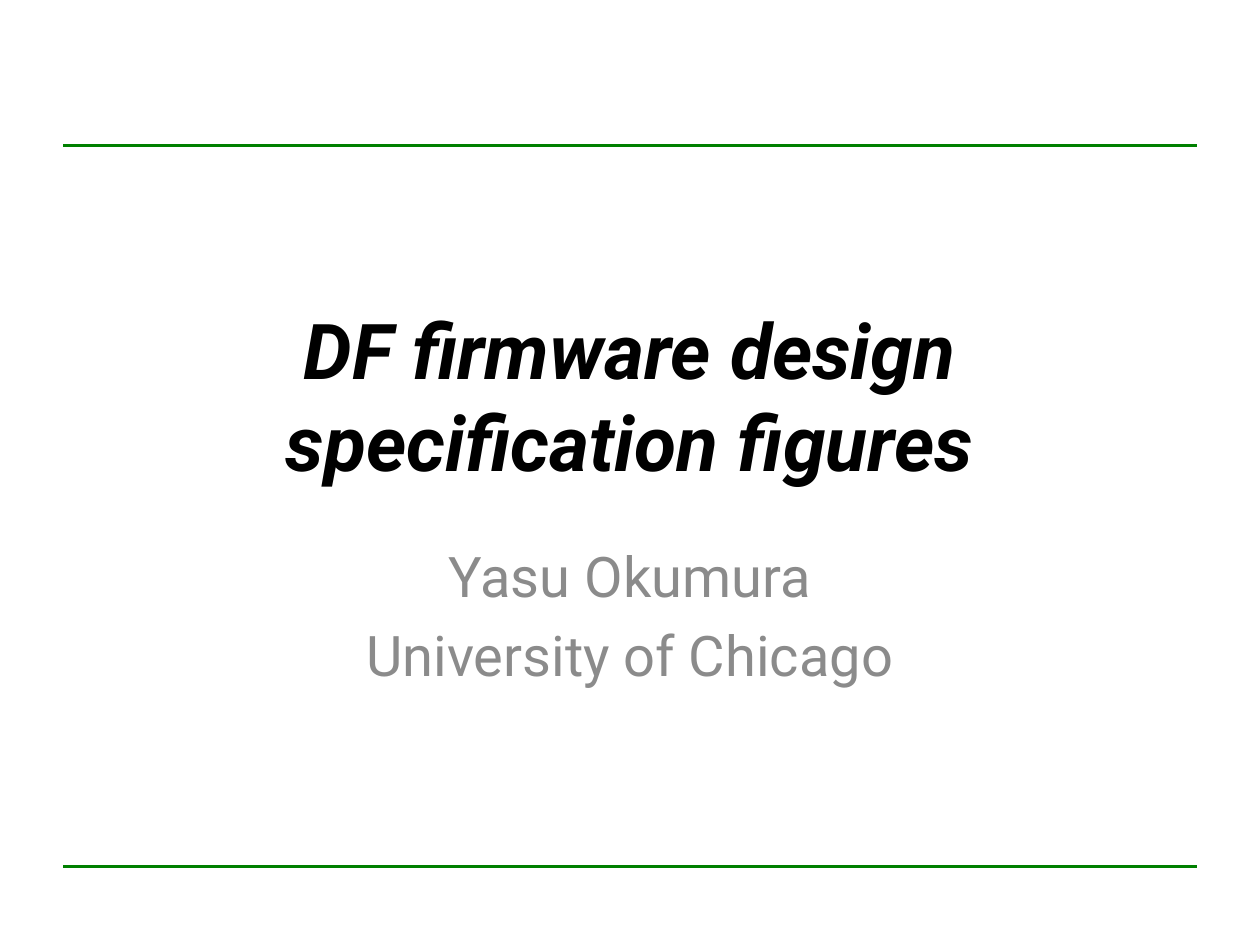
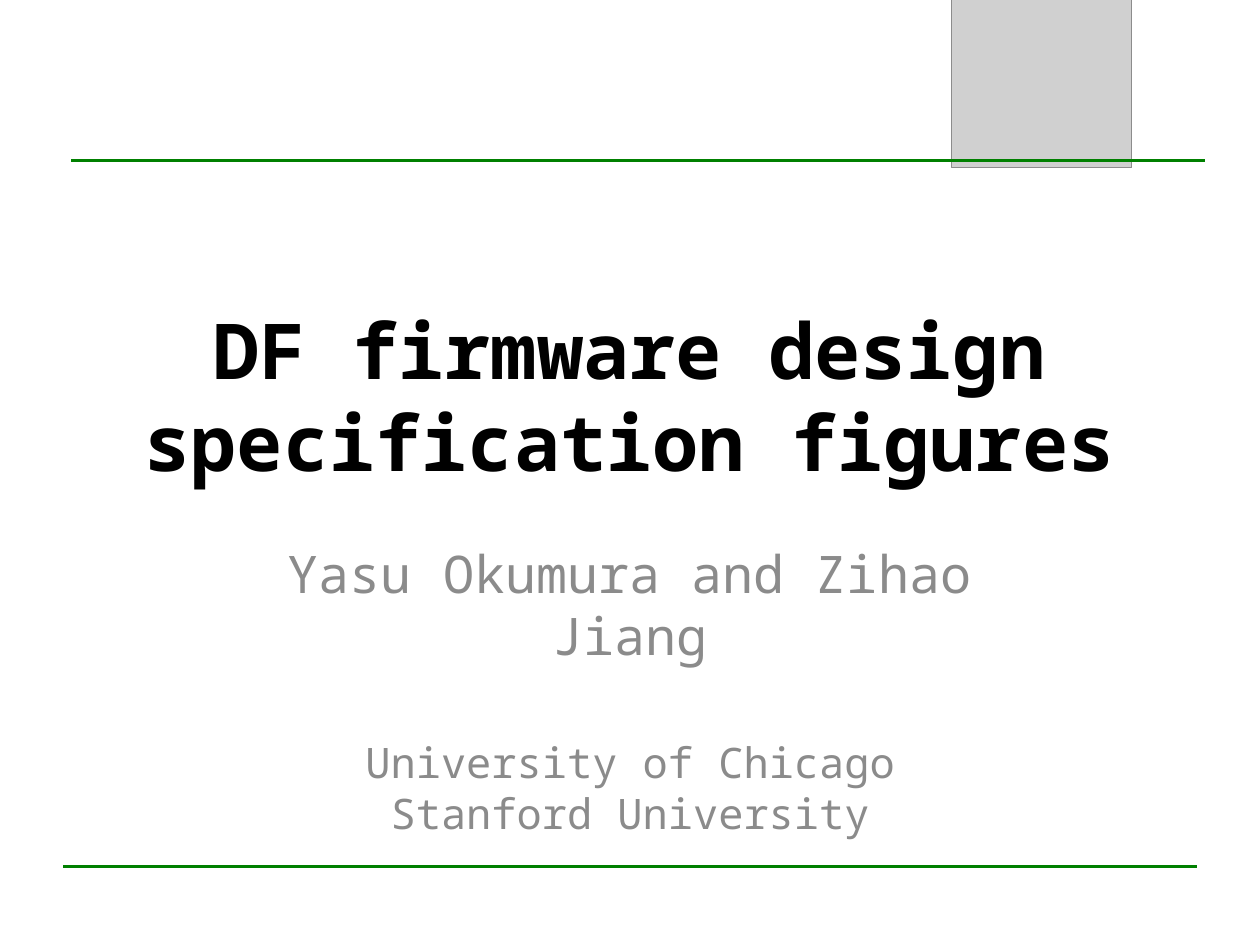
Before and after one commit to zihaoj/DataFormatterSpec, a slide deck: slide 1 of figures.pptx. Drawn at 1260x945 pixels with LibreOffice and Linux fonts; fonts in the diff are those of the drawing; grey boxes stand for pictures; background and template pictures are left out. Boxes give left, top, right and bottom in pixels: in the first picture for what was removed or moved away, otherwise in the second. Text is boxed around its words. In the diff, an @@ line names an element or a change of style, - is before the commit and + after.

Commit message:
zihao check in

```diff
--- a/figures.pptx
+++ b/figures.pptx
@@ picture added at box(951, 0, 1131, 168) @@
@@ line removed from (63, 145) to (1197, 145) @@
@@ line added from (71, 160) to (1205, 160), #008000 2 pt @@
@@ title "DF firmware design specification figures" at box(144, 319, 1114, 490): font Roboto to Noto Sans Mono, italic off @@
@@ subtitle at box(288, 553, 971, 839): text changed; size 32 to 24.1 pt; font Roboto to Noto Sans Mono @@
-Yasu Okumura
-University of Chicago
+Yasu Okumura and Zihao Jiang
+University of Chicago
+Stanford University
```
Also in this commit, not shown: 10 other slides changed, 4 slides added, 1 slide removed, 6 other files.
